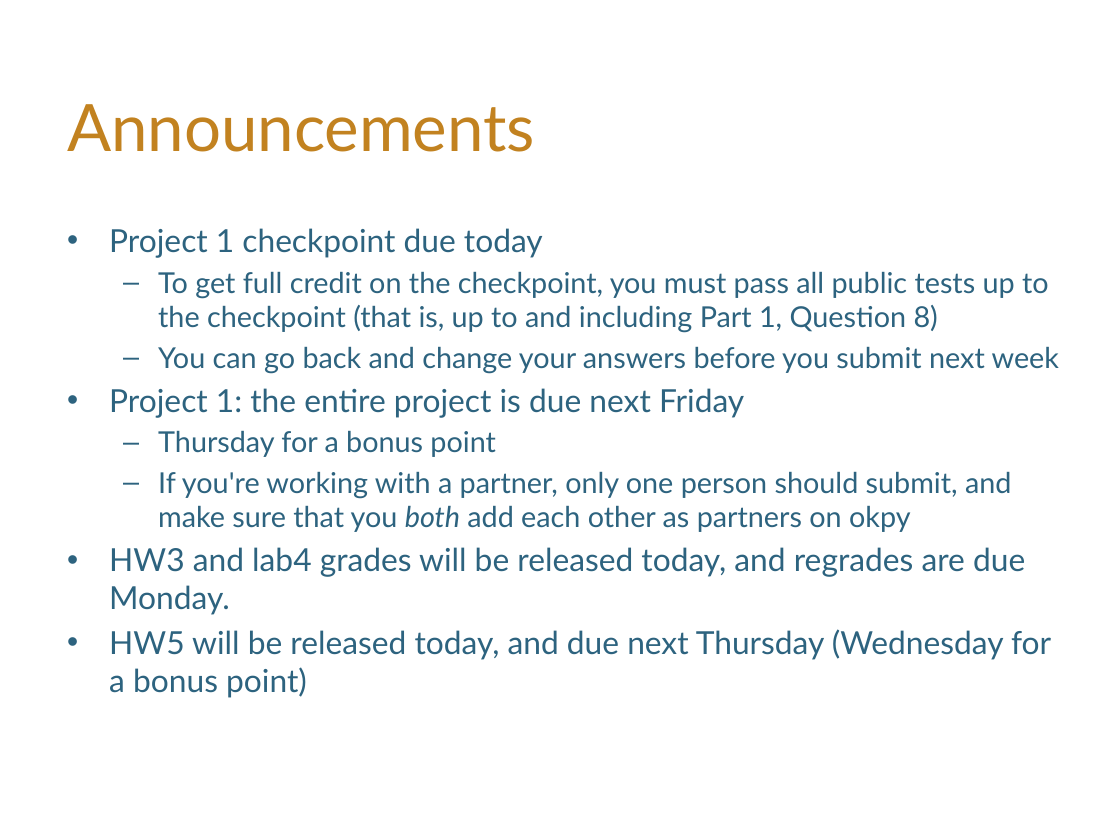
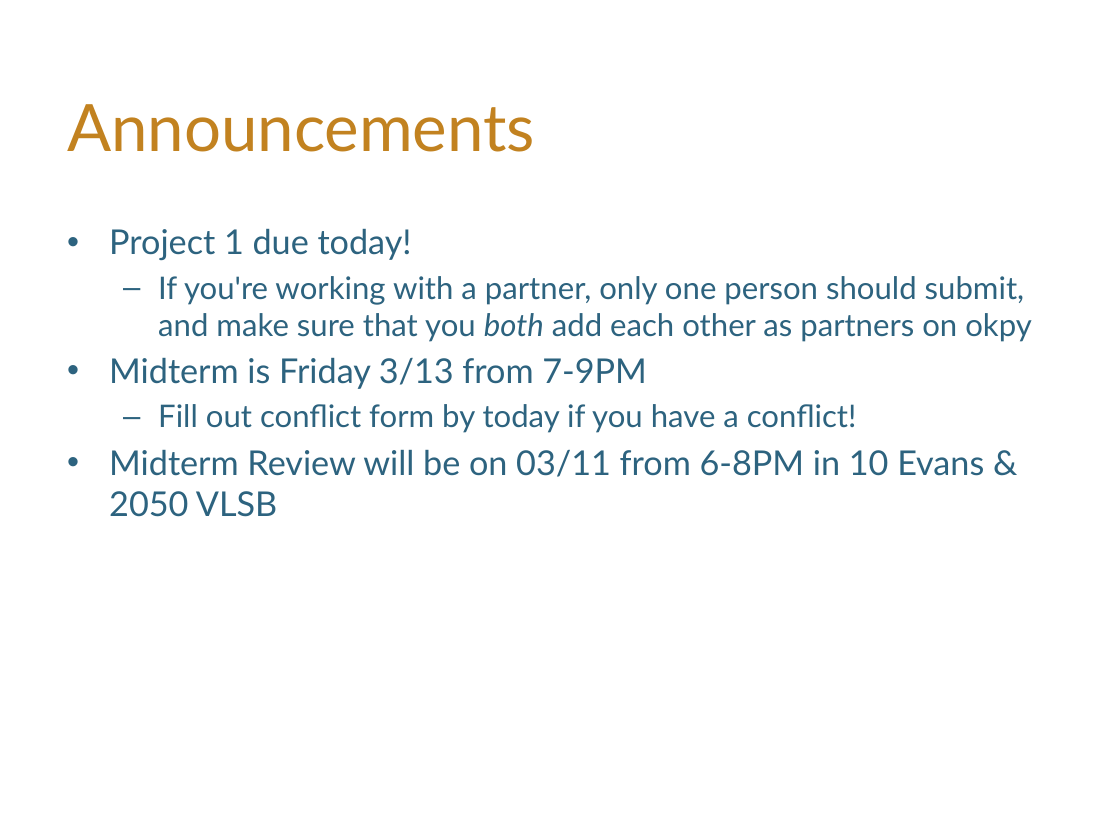
Before and after one commit to hLuo27/teaching, a slide deck: slide 3 of data8/slides/sp20_lab5.pptx (slide 5 before the commit). Drawn at 1120x840 pixels with LibreOffice and Linux fonts; fonts in the diff are those of the drawing; background and template pictures are left out. Boxes give left, top, right and bottom in pixels: in the first picture for what was removed or moved away, otherwise in the second. Text is boxed around its words. In the diff, an @@ line names an element or a change of style, - is before the commit and + after.

```diff
--- a/data8/slides/sp20_lab5.pptx
+++ b/data8/slides/sp20_lab5.pptx
@@ text at <box>109,228,412,261</box>: text changed; size 18.5 to 22 pt @@
-• Project 1 checkpoint due today
-  – To get full credit on the checkpoint, you must pass all public tests up to the checkpoint (that is, up to and including Part 1, Question 8)
-  – You can go back and change your answers before you submit next week
-• Project 1: the entire project is due next Friday
-  – Thursday for a bonus point
+• Project 1 due today!
@@ text at <box>158,276,1032,342</box>: size 18.5 to 20 pt in "If you're working with a partner, only ..." @@
@@ text at <box>109,357,984,517</box>: text changed; size 20.4 to 22 pt @@
-• HW3 and lab4 grades will be released today, and regrades are due Monday.
-• HW5 will be released today, and due next Thursday (Wednesday for a bonus point)
+• Midterm is Friday 3/13 from 7-9PM
+  – Fill out conflict form by today if you have a conflict!
+• Midterm Review will be on 03/11 from 6-8PM in 10 Evans & 2050 VLSB
```
Also in this commit, not shown: 1 other slide changed, 1 slide added, 3 slides removed, 3 other files.
